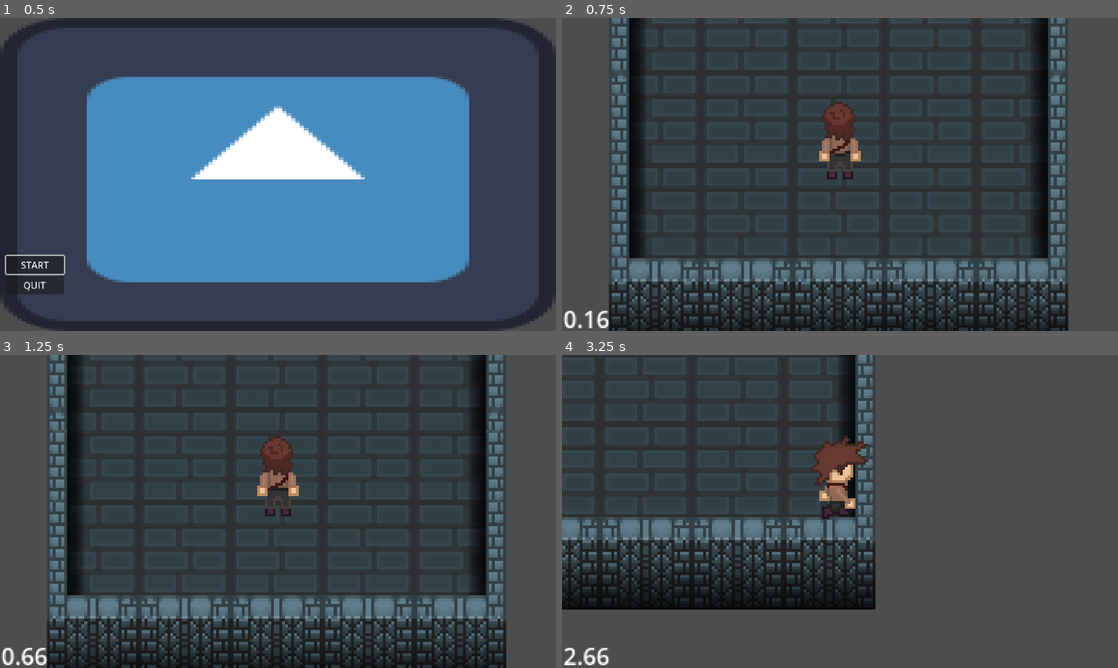
Above: before the commit, frames 1-4 (two rows, left to right).
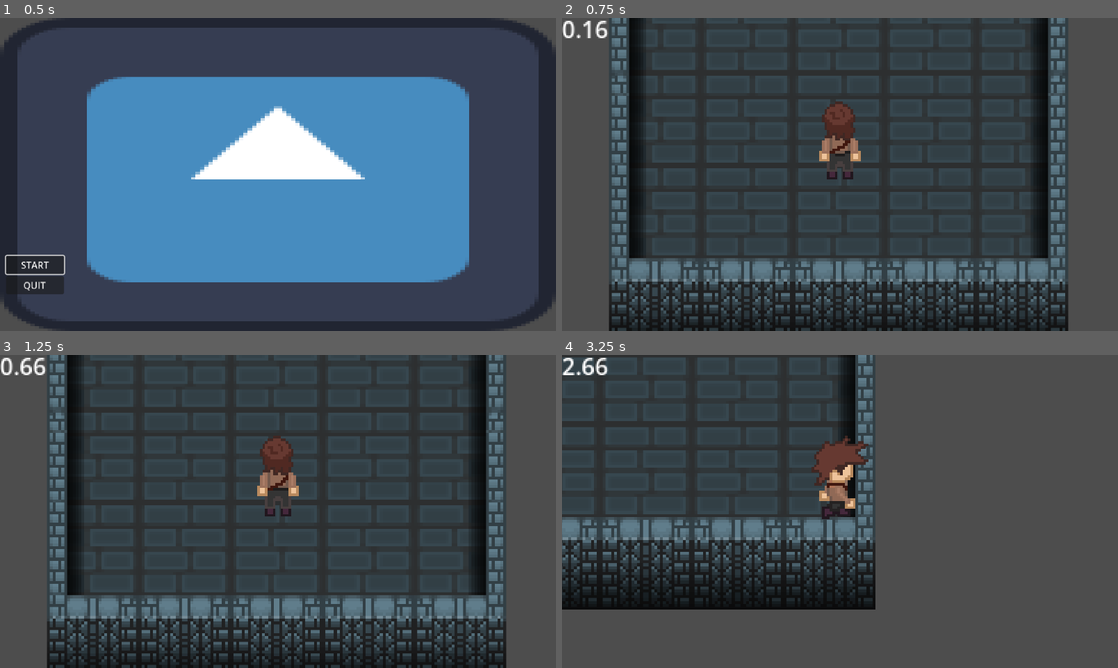
Above: after the commit, the same moments.

Repository: Travisbui/Capstone-Project
Game: Godot game, scene res://scenes/menu.tscn
Same seed, same stepped clock (60 frames per second), same inputs: the game is played once before the commit and once after it. The engine's default icon, where the game draws it, is replaced by a stand-in: a white triangle on a blue panel in a dark square.
Inputs:
- Up to frame 1 (0.5 s): no input
- Up to frame 2 (0.75 s): click "START" at 0.5 s
- Up to frame 3 (1.25 s): no input
- Up to frame 4 (3.25 s): hold Right (ui_right) 1.28-2.03 s; hold E (interact) 1.28-2.03 s; hold Down (ui_down) 2.03-2.78 s; tap E (interact) at 2.1 s; hold Right (ui_right) from 2.78 s (still down); hold E (interact) from 2.78 s (still down)

Frame 1 is identical in both runs. In frame 2, 0.5% of the frame differs, in the area x 0-9%, y 0-100%; in frame 3, 0.5%; in frame 4, 0.5%.

Commit message:
textbox wooohooo

Diff:
--- a/scenes/player.tscn
+++ b/scenes/player.tscn
@@ -403,6 +403,14 @@
 "name": &"side_walk",
 "speed": 5.0
 }]
+
+[sub_resource type="StyleBoxFlat" id="StyleBoxFlat_k8pix"]
+bg_color = Color(0.329412, 0.431373, 0.478431, 1)
+border_width_left = 20
+border_width_top = 20
+border_width_right = 20
+border_width_bottom = 20
+border_color = Color(0.12549, 0.129412, 0.133333, 1)
 
 [node name="player" type="CharacterBody2D"]
 y_sort_enabled = true
@@ -449,6 +457,54 @@
 text = "E"
 horizontal_alignment = 1
 
+[node name="textbox" type="CanvasLayer" parent="."]
+layer = 10
+
+[node name="textbox_container" type="MarginContainer" parent="textbox"]
+visible = false
+anchors_preset = 12
+anchor_top = 1.0
+anchor_right = 1.0
+anchor_bottom = 1.0
+offset_top = -274.0
+grow_horizontal = 2
+grow_vertical = 0
+size_flags_horizontal = 4
+size_flags_vertical = 8
+theme_override_constants/margin_left = 16
+theme_override_constants/margin_top = 16
+theme_override_constants/margin_right = 16
+theme_override_constants/margin_bottom = 16
+
+[node name="Panel" type="Panel" parent="textbox/textbox_container"]
+layout_mode = 2
+theme_override_styles/panel = SubResource("StyleBoxFlat_k8pix")
+
+[node name="MarginContainer" type="MarginContainer" parent="textbox/textbox_container"]
+layout_mode = 2
+theme_override_constants/margin_left = 40
+theme_override_constants/margin_top = 40
+theme_override_constants/margin_right = 40
+theme_override_constants/margin_bottom = 40
+
+[node name="Panel" type="Panel" parent="textbox/textbox_container/MarginContainer"]
+visible = false
+layout_mode = 2
+
+[node name="HBoxContainer" type="HBoxContainer" parent="textbox/textbox_container/MarginContainer"]
+layout_mode = 2
+
+[node name="Label" type="Label" parent="textbox/textbox_container/MarginContainer/HBoxContainer"]
+custom_minimum_size = Vector2(1728, 0)
+layout_mode = 2
+size_flags_horizontal = 3
+size_flags_vertical = 1
+theme_override_colors/font_color = Color(0.12549, 0.129412, 0.133333, 1)
+theme_override_font_sizes/font_size = 58
+text = "HELLO... HEHEHE"
+autowrap_mode = 1
+clip_text = true
+
 [connection signal="area_entered" from="hitbox" to="." method="_on_area_2d_area_entered"]
 [connection signal="area_shape_entered" from="hitbox" to="." method="_on_hitbox_area_shape_entered"]
 [connection signal="area_shape_entered" from="interactbox" to="." method="_on_interactbox_area_shape_entered"]
--- a/scenes/speedrun_timer.tscn
+++ b/scenes/speedrun_timer.tscn
@@ -6,14 +6,9 @@
 script = ExtResource("1_j7rg4")
 
 [node name="Label" type="Label" parent="."]
-anchors_preset = 2
-anchor_top = 1.0
-anchor_bottom = 1.0
-offset_left = 5.0
-offset_top = -100.0
-offset_right = 56.0
-offset_bottom = -77.0
-grow_vertical = 0
+offset_top = -20.0
+offset_right = 51.0
+offset_bottom = 3.0
 scale = Vector2(5, 5)
 size_flags_vertical = 0
 vertical_alignment = 2
--- /dev/null
+++ b/scenes/textbox_container.tscn
@@ -0,0 +1,73 @@
+[gd_scene load_steps=3 format=3 uid="uid://fhustuluqgxo"]
+
+[ext_resource type="Script" path="res://scripts/textbox_container.gd" id="1_2v042"]
+
+[sub_resource type="StyleBoxFlat" id="StyleBoxFlat_jlfvr"]
+bg_color = Color(0.329412, 0.431373, 0.478431, 1)
+border_width_left = 20
+border_width_top = 20
+border_width_right = 20
+border_width_bottom = 20
+border_color = Color(0.12549, 0.129412, 0.133333, 1)
+
+[node name="textbox" type="CanvasLayer"]
+script = ExtResource("1_2v042")
+
+[node name="textbox_container" type="MarginContainer" parent="."]
+anchors_preset = 12
+anchor_top = 1.0
+anchor_right = 1.0
+anchor_bottom = 1.0
+offset_top = -274.0
+grow_horizontal = 2
+grow_vertical = 0
+size_flags_horizontal = 4
+size_flags_vertical = 8
+theme_override_constants/margin_left = 16
+theme_override_constants/margin_top = 16
+theme_override_constants/margin_right = 16
+theme_override_constants/margin_bottom = 16
+
+[node name="Panel" type="Panel" parent="textbox_container"]
+layout_mode = 2
+theme_override_styles/panel = SubResource("StyleBoxFlat_jlfvr")
+
+[node name="MarginContainer" type="MarginContainer" parent="textbox_container"]
+layout_mode = 2
+theme_override_constants/margin_left = 40
+theme_override_constants/margin_top = 40
+theme_override_constants/margin_right = 40
+theme_override_constants/margin_bottom = 40
+
+[node name="Panel" type="Panel" parent="textbox_container/MarginContainer"]
+visible = false
+layout_mode = 2
+
+[node name="HBoxContainer" type="HBoxContainer" parent="textbox_container/MarginContainer"]
+layout_mode = 2
+
+[node name="Start" type="Label" parent="textbox_container/MarginContainer/HBoxContainer"]
+custom_minimum_size = Vector2(36, 79)
+layout_mode = 2
+size_flags_horizontal = 0
+size_flags_vertical = 0
+theme_override_colors/font_color = Color(0.12549, 0.129412, 0.133333, 1)
+theme_override_font_sizes/font_size = 58
+
+[node name="Label" type="Label" parent="textbox_container/MarginContainer/HBoxContainer"]
+custom_minimum_size = Vector2(1728, 0)
+layout_mode = 2
+size_flags_horizontal = 3
+size_flags_vertical = 1
+theme_override_colors/font_color = Color(0.12549, 0.129412, 0.133333, 1)
+theme_override_font_sizes/font_size = 58
+autowrap_mode = 1
+clip_text = true
+
+[node name="End" type="Label" parent="textbox_container/MarginContainer/HBoxContainer"]
+custom_minimum_size = Vector2(36, 79)
+layout_mode = 2
+size_flags_horizontal = 8
+size_flags_vertical = 8
+theme_override_colors/font_color = Color(0.12549, 0.129412, 0.133333, 1)
+theme_override_font_sizes/font_size = 58
--- a/scripts/player.gd
+++ b/scripts/player.gd
@@ -4,13 +4,18 @@
 var current_dir = "none"
 var push_force = 500.0
 @onready var label = $Label
+@onready var textbox = $textbox/textbox_container
 
 func _ready():
 	$AnimatedSprite2D.play("back_idle")
 
+
 func _physics_process(delta):
 	player_movement(delta)
 	move_and_slide()
+	interact()
+	if label.visible == false:
+		textbox.visible = false
 
 	for i in get_slide_collision_count():
 		var c = get_slide_collision(i)
@@ -82,8 +87,10 @@
 
 func _on_interactbox_area_shape_entered(area_rid, area, area_shape_index, local_shape_index):
 	label.visible = true
-	set_process_input(true)
 
 func _on_interactbox_area_shape_exited(area_rid, area, area_shape_index, local_shape_index):
 	label.visible = false
-	set_process_input(false)
+
+func interact():
+	if label.visible == true and Input.is_action_pressed("interact"):
+		textbox.visible = true
Not shown: 1 places in scenes/player.tscn that only renumber resources
